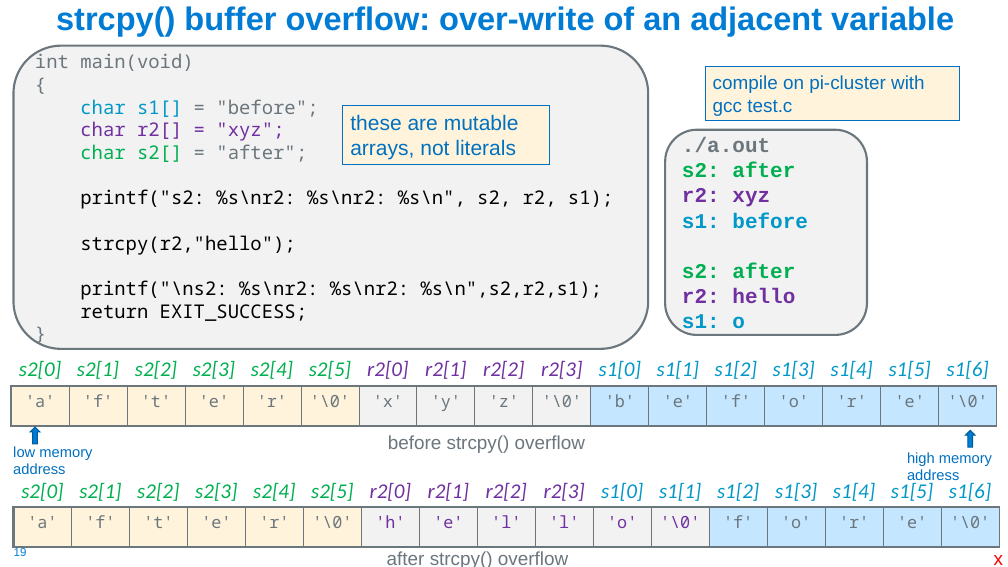
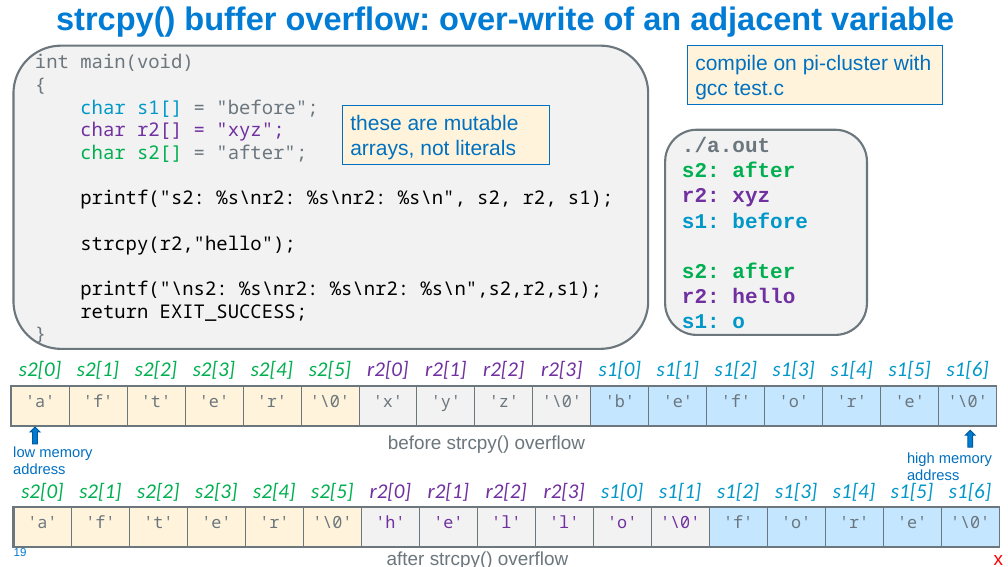
Before and after one commit to cse30-sp24/Muller-Slides, a slide deck: slide 19 of Lecture-8.pptx. Drawn at 1008x567 pixels with LibreOffice and Linux fonts; fonts in the diff are those of the drawing. Boxes give left, top, right and bottom in pixels: in the first picture for what was removed or moved away, otherwise in the second. Text is boxed around its words. In the diff, an @@ line names an element or a change of style, - is before the commit and + after.

```diff
--- a/Lecture-8.pptx
+++ b/Lecture-8.pptx
@@ rectangle "compile on pi-cluster with": place and size @@
-rectangle "compile on pi-cluster with" at bbox=[706, 67, 960, 120]
+rectangle "compile on pi-cluster with" at bbox=[688, 46, 942, 104]
@@ rectangle "compile on pi-cluster with" at bbox=[688, 46, 942, 104]: size 18 to 20 pt @@
```
Also in this commit, not shown: 15 other slides changed, 1 other file.
